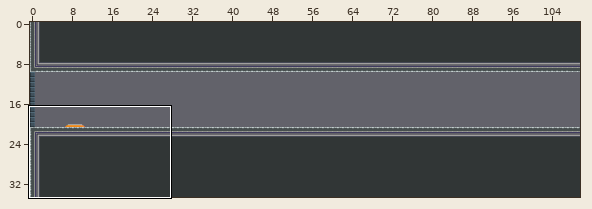
An edit to a level. Tiled map, android/assets/levels/boss1.tmx. The picture above shows the old version from afar; the outline marks the close-up.
Close-up. Before:
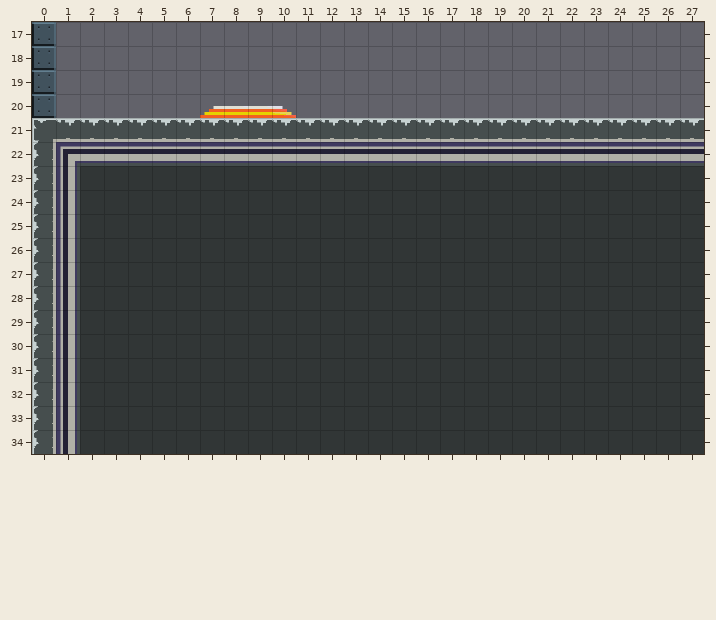
Cells are 32x32 px. Shown: x 0..27, y 17..34. The commit also changed other parts of the map, which this record leaves out.
Once edited:
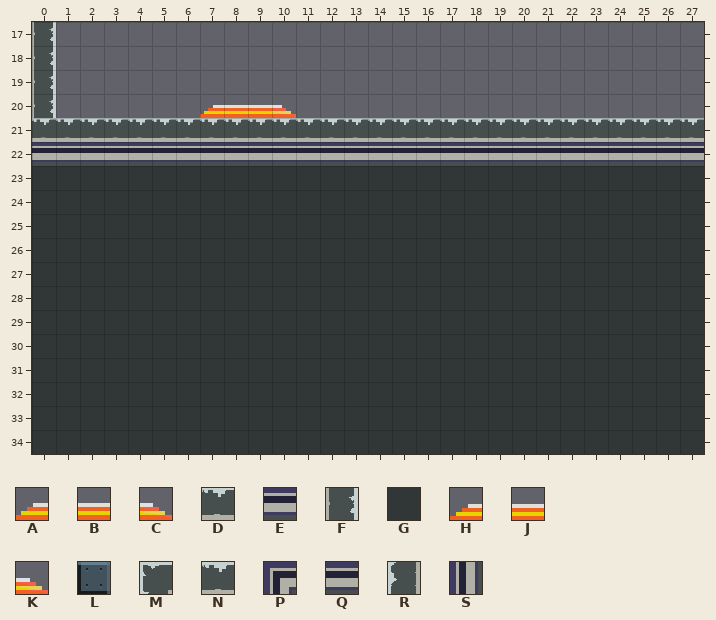
Key: from "tileset": A 22, B 23, C 24, D 49, E 54, F 66; from "tileset-new": G 16, H 21, J 22, K 23, L 35 "3", M 45, N 46, P 50, Q 51, R 60, S 65.
_ is an empty cell.
Tiles replaced or removed in this view: H, J, K, L, M, N, P, Q, R, S.
The exact change:
Changed rows in their new state; . is an unchanged cell.
Layer "Platform":
first column x 0:
17 F...........................
18 F...........................
19 F...........................
20 F...........................
21 DDDDDDDDDDDDDDDDDDDDDDDDDDDD
22 EEEEEEEEEEEEEEEEEEEEEEEEEEEE
23 GG..........................
24 GG..........................
25 GG..........................
26 GG..........................
27 GG..........................
28 GG..........................
29 GG..........................
30 GG..........................
31 GG..........................
32 GG..........................
33 GG..........................
34 GG..........................
Layer "Portal":
first column x 7:
20 ABBC
Pixel boxes of the changes (left, top, right, bottom) in both close-ups:
changed: (32, 22, 704, 454)
